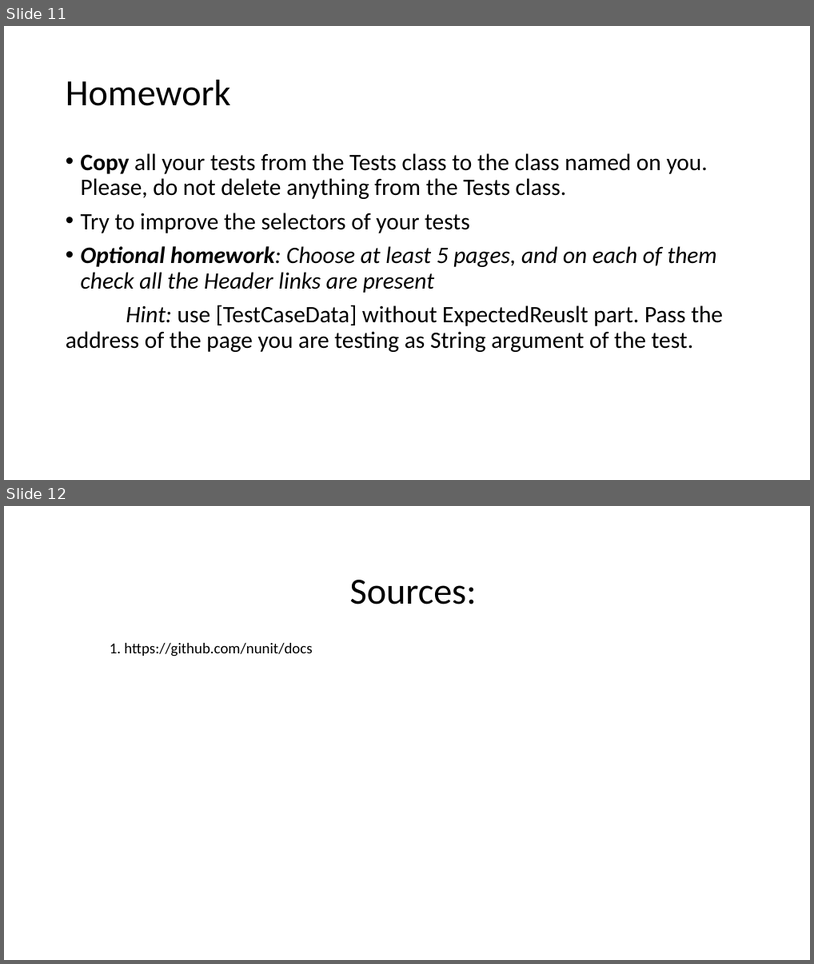
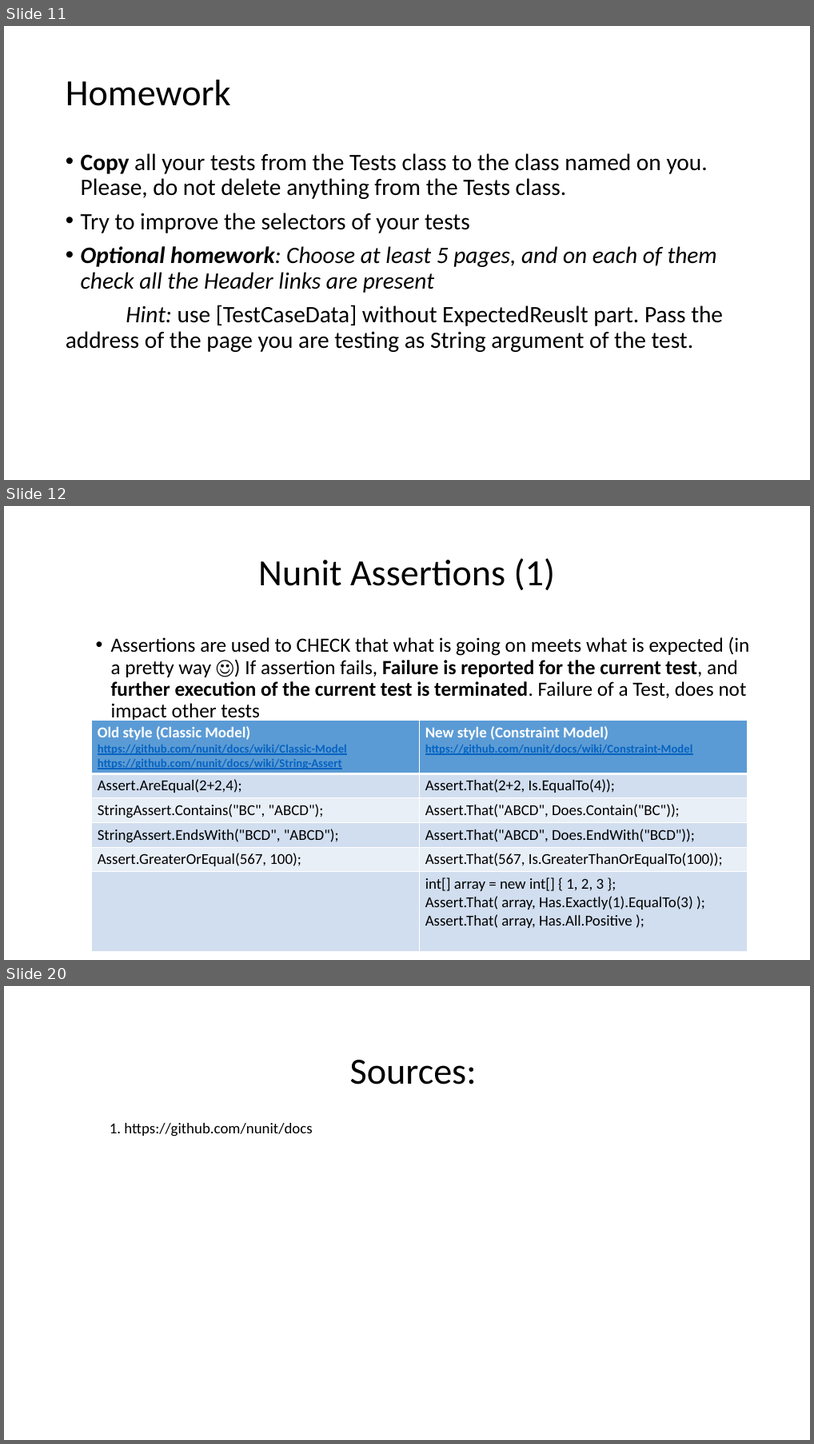
Before and after one commit to dvelio/QAAutomationCourse2017, a slide deck: Presentations/QA Automation Course Week 5.pptx. Shown one above the other, each under a label of ours: slides 11 and 12 before the commit, slides 11, 12 and 20 after it; the slides between them are not shown. The pictures are 814x964 and 814x1444 pixels, drawn with LibreOffice and Linux fonts; fonts in the diff are those of the drawing. Boxes give left, top, right and bottom in pixels: in the first picture for what was removed or moved away, otherwise in the second. Text is boxed around its words. In the diff, an @@ line names an element or a change of style, - is before the commit and + after.

Commit message:
QA: Nunit Assertions (update to Week 5 presentation) + example test with Nunit assertions

```diff
--- a/Presentations/QA Automation Course Week 5.pptx
+++ b/Presentations/QA Automation Course Week 5.pptx
@@ slide 12 added at (4,506,810,960), background #FFFFFF @@
@@ title added at (258,558,555,591), 44 pt, text #000000 @@
+Nunit Assertions (1)
@@ text added at (111,636,750,723), 24 pt, text #000000 @@
+  • Assertions are used to CHECK that what is going on meets what is expected (in a pretty way ☺) If assertion fails, Failure is reported for the current test, and further execution of the current test is terminated. Failure of a Test, does not impact other tests
@@ table added at (92,720,747,949), 6 rows, 2 columns @@
+Old style (Classic Model) / https://github.com/nunit/docs/wiki/Classic-Model / https://github.com/nunit/docs/wiki/String-Assert | New style (Constraint Model) / https://github.com/nunit/docs/wiki/Constraint-Model
+Assert.AreEqual(2+2,4); | Assert.That(2+2, Is.EqualTo(4));
+StringAssert.Contains("BC", "ABCD"); | Assert.That("ABCD", Does.Contain("BC"));
+StringAssert.EndsWith("BCD", "ABCD"); | Assert.That("ABCD", Does.EndWith("BCD"));
+Assert.GreaterOrEqual(567, 100); | Assert.That(567, Is.GreaterThanOrEqualTo(100));
+ | int[] array = new int[] { 1, 2, 3 }; / Assert.That( array, Has.Exactly(1).EqualTo(3) ); Assert.That( array, Has.All.Positive );
@@ what was slide 12 is now slide 20 @@
```
Also in this commit, not shown: 2 slides changed, 7 other slides added, 1 other file.
